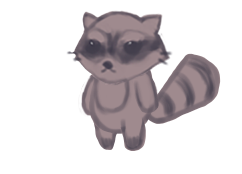
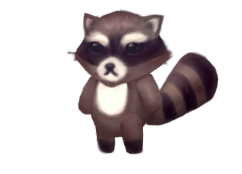
Layered file, before and after one edit (242x174). Changes by layer:
painted on "Head" over [69,8,175,88]
moved "Hand1" above "Leg1", painted on it over [131,67,166,114]
painted on "Leg1" over [119,110,146,155]
painted on "Body" over [88,54,156,147]
painted on "Hand2" over [76,68,111,118]
painted on "Leg2" over [93,106,120,155]
painted on "Tail" over [141,51,221,127]
